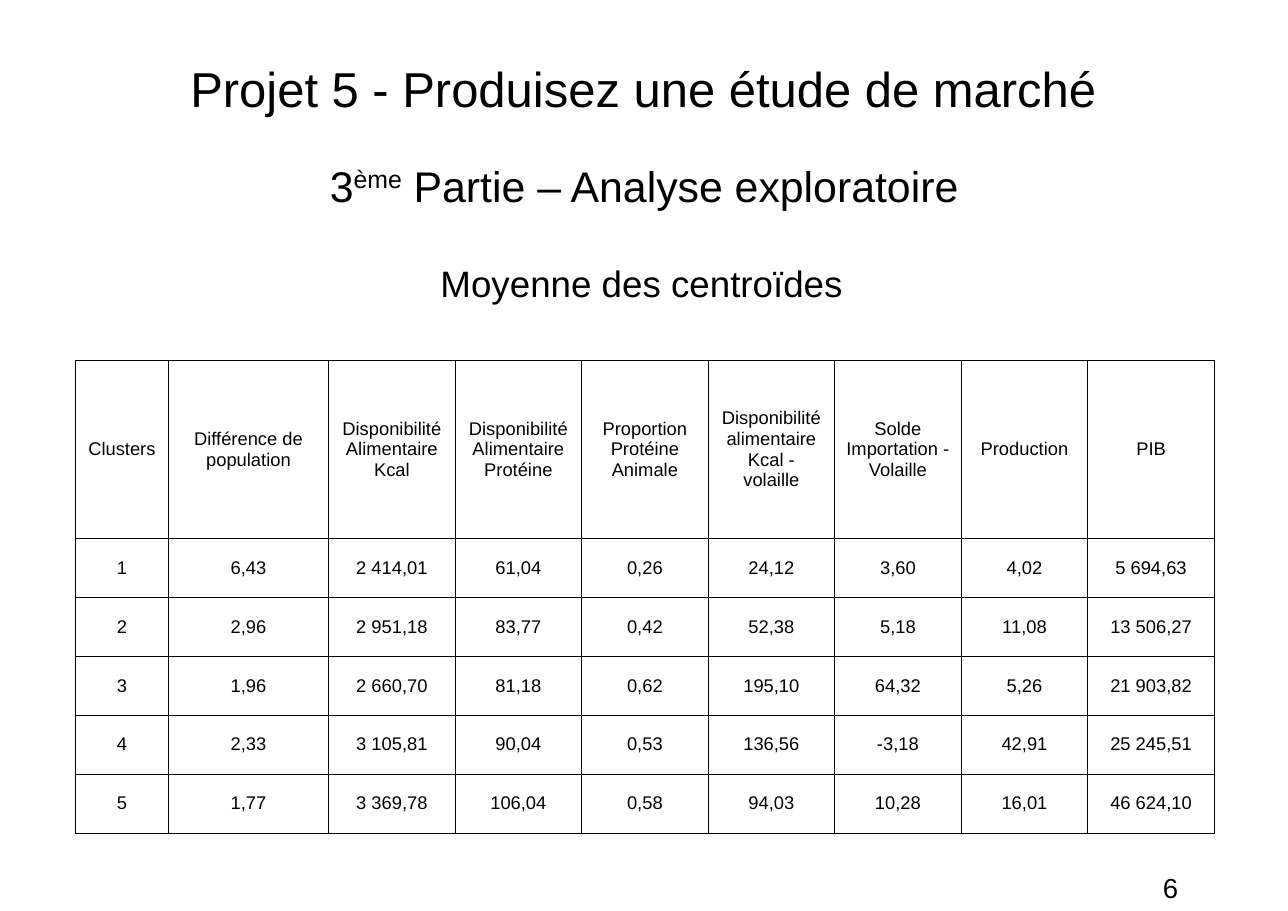
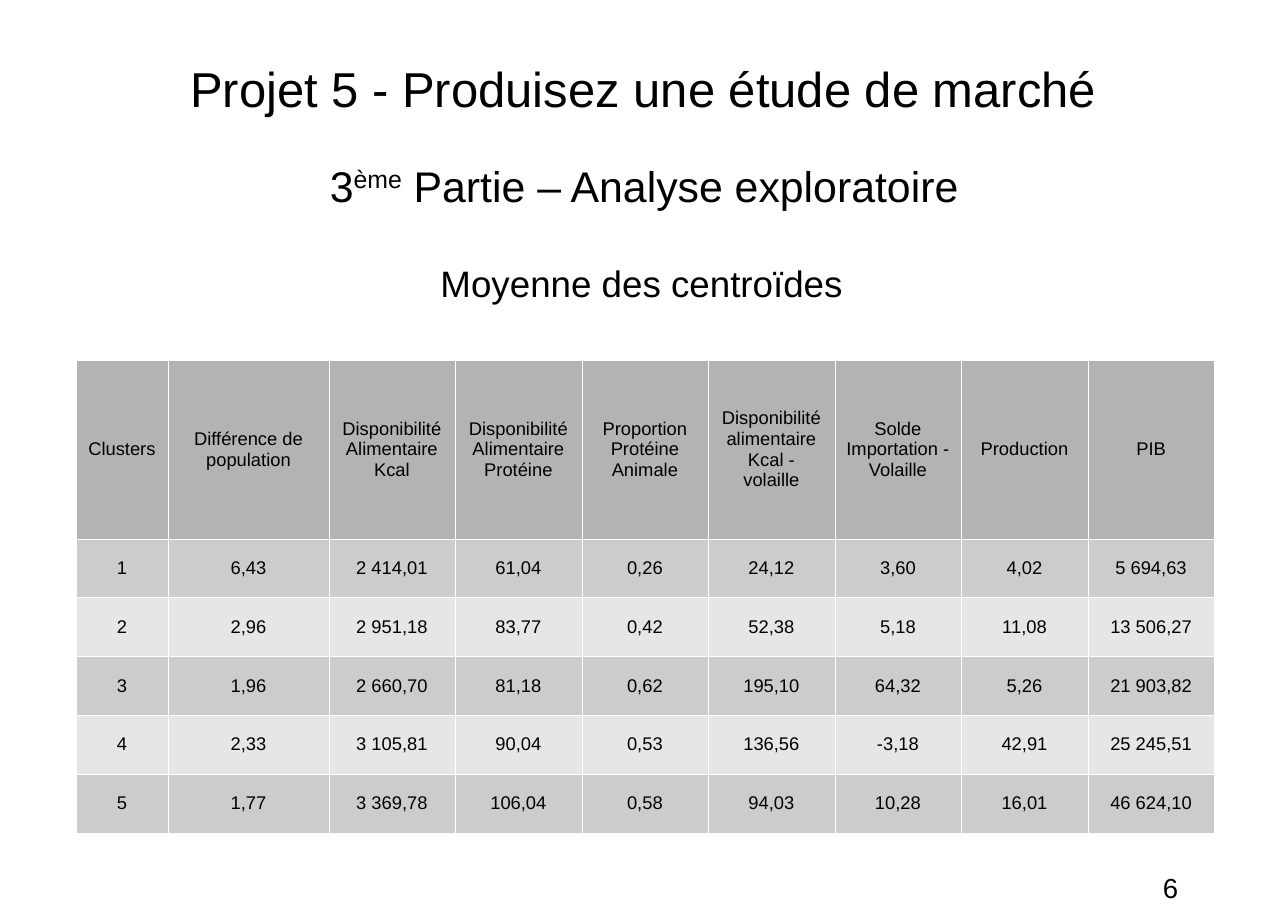
Before and after one commit to FranckDELRUE/FranckDELRUE-OCR-Project-5-DAn-Python, a slide deck: slide 6 of P5_04_Presentation.odp. Drawn at 1288x911 pixels with LibreOffice and Linux fonts; fonts in the diff are those of the drawing. Boxes give left, top, right and bottom in pixels: in the first picture for what was removed or moved away, otherwise in the second. Text is boxed around its words. In the diff, an @@ line names an element or a change of style, - is before the commit and + after.

```diff
--- a/P5_04_Presentation.odp
+++ b/P5_04_Presentation.odp
@@ table at (x1=76, y1=360, x2=1215, y2=833) @@
@@ fill none to #B3B3B3 in row 1 @@
@@ fill none to #CCCCCC in 27 cells @@
@@ fill none to #E6E6E6 in 18 cells @@
@@ borders changed @@
```
Also in this commit, not shown: 9 other slides changed, 6 slides added, 4 slides removed, 30 other files.
